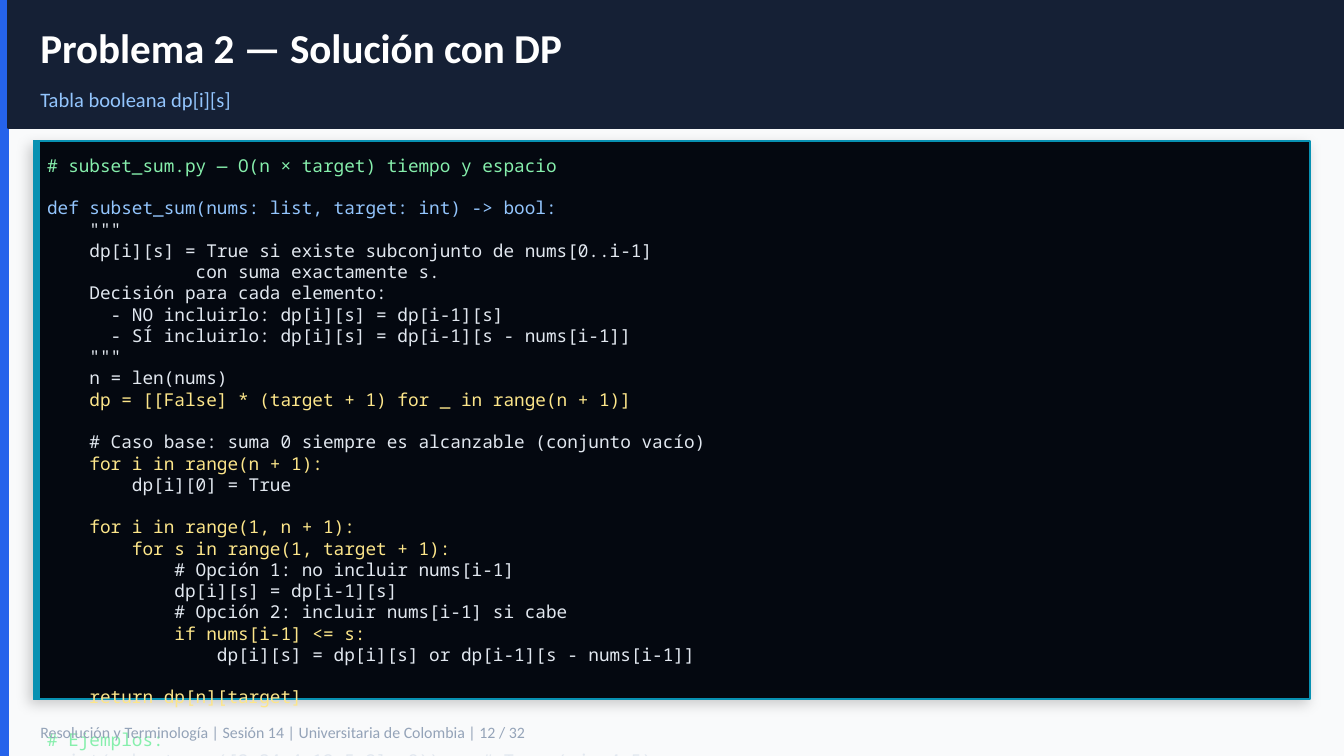
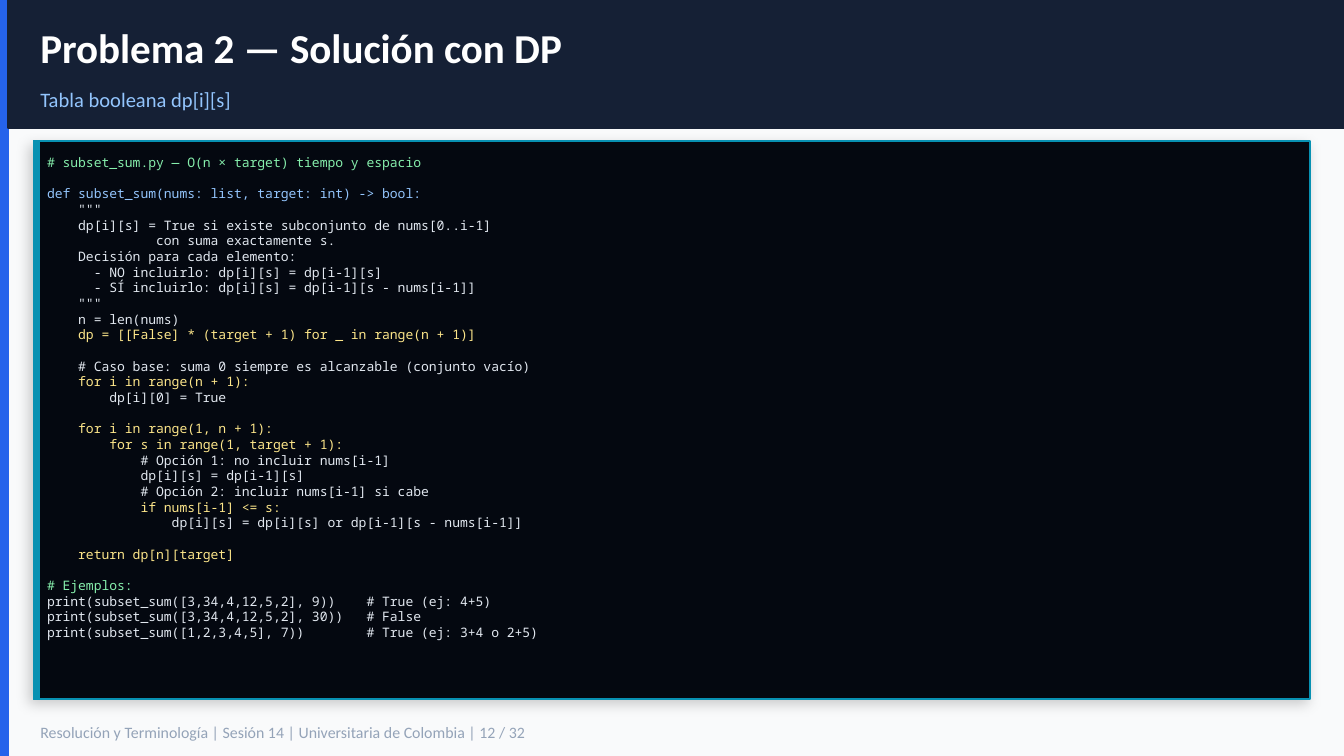
Before and after one commit to sergioburbano05/Universitaria_de_colombia, a slide deck: slide 12 of PRUEBAS DE SOFTWARE/clase_14/S14_ResolucionProblemasTerminologia.pptx. Drawn at 1344x756 pixels with LibreOffice and Linux fonts; fonts in the diff are those of the drawing. Boxes give left, top, right and bottom in pixels: in the first picture for what was removed or moved away, otherwise in the second. Text is boxed around its words. In the diff, an @@ line names an element or a change of style, - is before the commit and + after.

```diff
--- a/PRUEBAS DE SOFTWARE/clase_14/S14_ResolucionProblemasTerminologia.pptx
+++ b/PRUEBAS DE SOFTWARE/clase_14/S14_ResolucionProblemasTerminologia.pptx
@@ text "# subset_sum.py — O(n × ..." at box(47, 157, 538, 640): size 9.5 to 7 pt @@
```
Also in this commit, not shown: 7 other slides changed, 4 other files.
